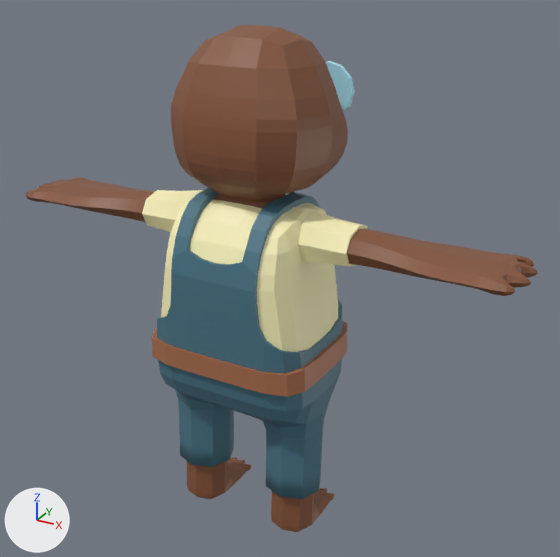
Two versions of the FBX model _Project/Assets/3_3DAssets/Base.sinNada.fbx, one commit apart.
Before and after are seen from a 50 mm lens placed at (1.168, -2.028, 1.887), pointed at (0.087, -0.061, 0.904). The axes (+X, +Y, +Z) are drawn at lower left. The lights are the same throughout. The first picture is the older version. Where no turn or scale is listed for an object, it has been applied to the vertices.

The older version as bpy lines, for what is in view:
```python
me_circle_001 = bpy.data.meshes.new('Circle.001')
me_circle_001.from_pydata(...)  # 3292 vertices, 3261 faces; spans x -0.96..0.74, y -0.55..0.08, z -1.45..0.21
me_circle_001.materials.append(mat_material_007)  # picture img_textura_topo_png
ob_topo = bpy.data.objects.new('Topo', me_circle_001)
ob_topo.location = (0.11, 0.215, 1.45)
```
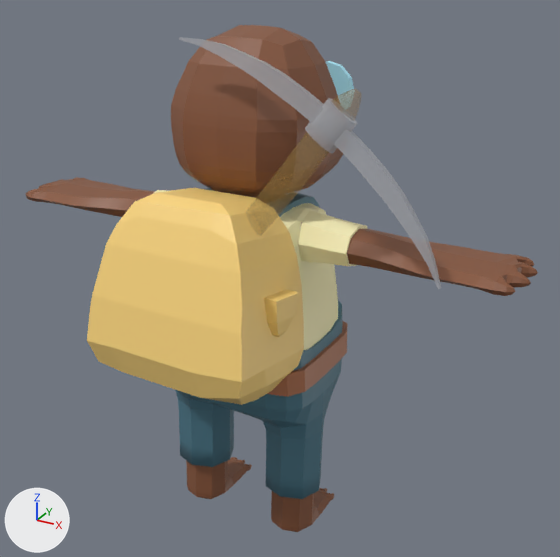
The newer file is also turned or shifted as a whole; pictures and numbers use the older file's frame.

Where the change shows, as pixel boxes [x1, y1, x2, y2] in the pictures (560 x 557 px):
'Mochila', added (beige): after [87, 188, 304, 405]
'Pico Espalda', added: after [179, 37, 441, 289]
    faces in mat_material_003: [179, 37, 441, 289]
    faces in mat_material_004: [305, 98, 357, 154]

The change, as a diff of the scene's bpy script:
```diff
--- a/_Project/Assets/3_3DAssets/Base.sinNada.fbx.py
+++ b/_Project/Assets/3_3DAssets/Base.sinNada.fbx.py
@@ img_textura_mochila_png @@
+img_textura_mochila_png = load_image('Textura.Mochila.png', '../9_Texturas/Textura.Mochila.png', 1024, 1024, 'sRGB')
@@ img_pico_color_base_png @@
+img_pico_color_base_png = load_image('Pico Color base.png', '../4_Materials/Props/Picos/Pico_Base/Pico Color base.png', 1024, 1024, 'Non-Color')
@@ img_palo_pico_color_base_png @@
+img_palo_pico_color_base_png = load_image('Palo Pico Color base.png', '../4_Materials/Props/Picos/Pico_Base/Palo Pico Color base.png', 1024, 1024, 'Non-Color')
@@ mat_material_002 @@
+mat_material_002 = principled_material('Material.002')
+mat_material_002.texture = img_textura_mochila_png
@@ mat_material_003 @@
+mat_material_003 = bpy.data.materials.new('Material.003')
+# uses the picture img_pico_color_base_png
@@ mat_material_004 @@
+mat_material_004 = bpy.data.materials.new('Material.004')
+# uses the picture img_palo_pico_color_base_png
@@ me_cube @@
+me_cube.from_pydata(...)  # 158 vertices, 161 faces; spans x -0.258..0.279, y -0.158..0.222, z -0.319..0.263
+me_cube.materials.append(mat_material_002)  # picture img_textura_mochila_png
@@ me_cubo_001 @@
+me_cubo_001.from_pydata(...)  # 580 vertices, 548 faces; spans x -0.532..0.322, y -0.167..0.033, z -0.69..0.186
+# faces by material slot: [66, 482]
+me_cubo_001.materials.append(mat_material_003)
+me_cubo_001.materials.append(mat_material_004)
@@ ob_mochila @@
+ob_mochila = bpy.data.objects.new('Mochila', me_cube)
+ob_mochila.location = (0.0, -0.43, 0.988)
@@ ob_pico_espalda @@
+ob_pico_espalda = bpy.data.objects.new('Pico Espalda', me_cubo_001)
+ob_pico_espalda.location = (0.36, -0.298, 1.463)
```
